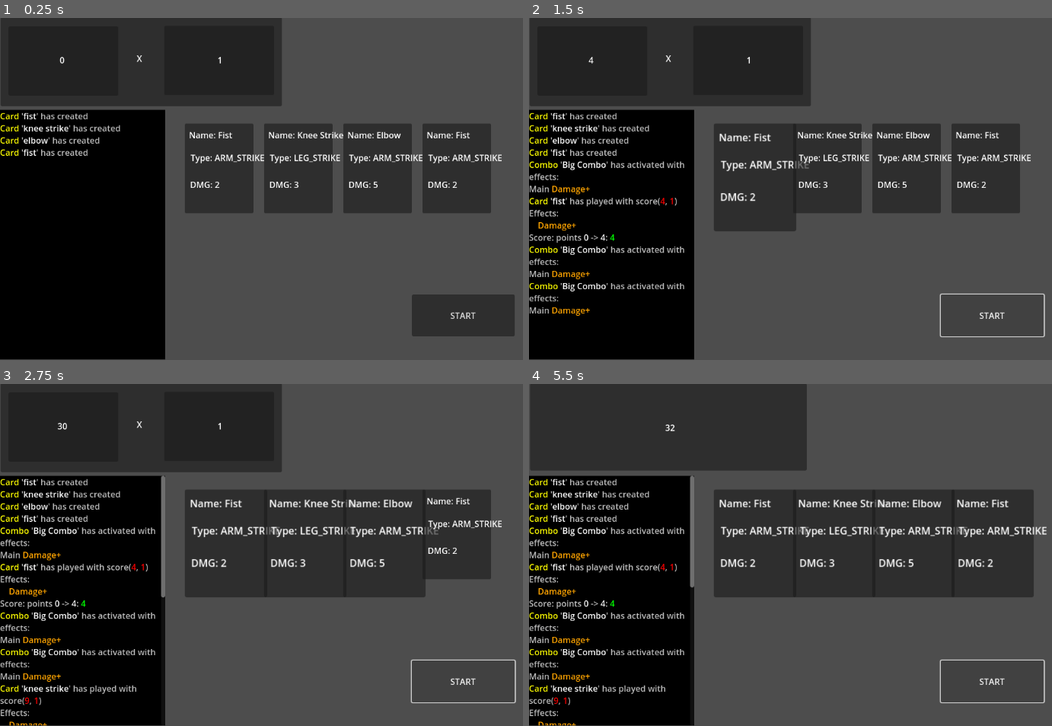
Above: before the commit, frames 1-4 (two rows, left to right).
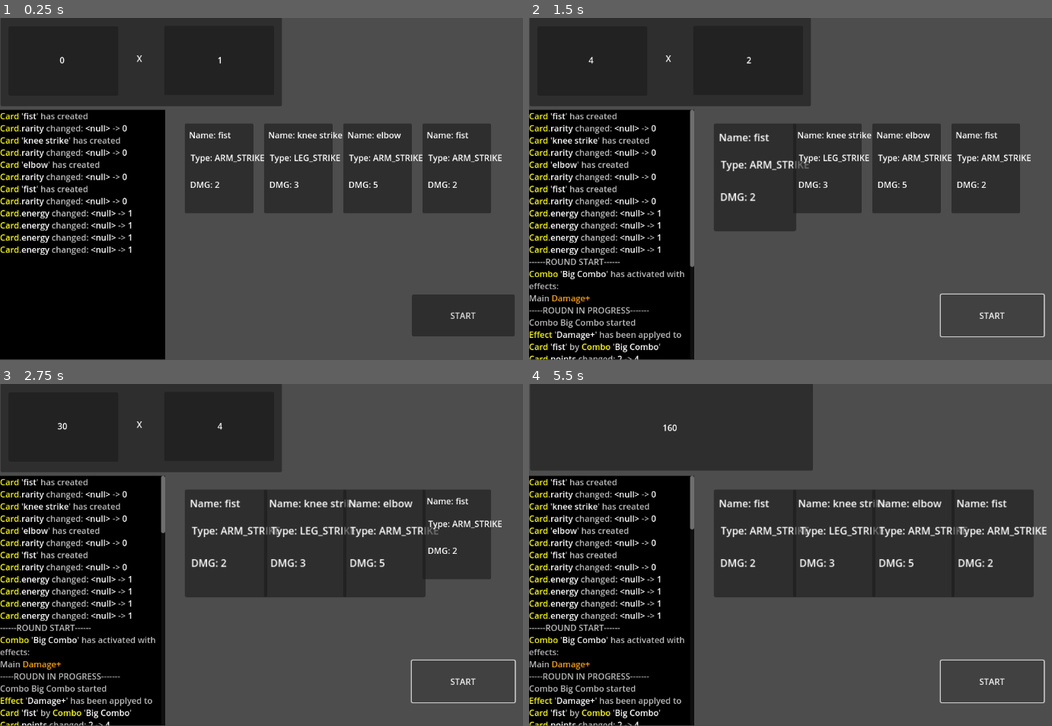
Above: after the commit, the same moments.

Repository: C0ldSt33l/Fighting-Card-Game
Game: Godot game, scene res://test_scene.tscn
Two runs of this game, one before a commit and one after it. Both use one fixed random seed, a clock stepped at 60 frames per second and the inputs below.
Inputs:
- Up to frame 1 (0.25 s): no input
- Up to frame 2 (1.5 s): click "START" at 0.5 s; click "START" at 1.25 s
- Up to frame 3 (2.75 s): click "START" at 2 s
- Up to frame 4 (5.5 s): no input

The runs differ from the first frame. In frame 1, 2.8% of the frame differs, in the area x 0-90%, y 31-70%; in frame 2, 5.9%; in frame 3, 5.8%; in frame 4, 6.2%, in the area x 0-92%, y 0-100%.
Error before the commit: Attempted to free a RefCounted object. (res://test_scene.gd:69)
Error after the commit: Attempted to free a RefCounted object. (res://test_scene.gd:94)

Commit message:
create global file `game.gd` and some refactor

Diff:
--- a/card/card.gd
+++ b/card/card.gd
@@ -39,18 +39,18 @@
 
 # Short cuts for base tags
 @export var card_name: String :
-	set(val): self.set_tag_val('card_name', val)
+	set(val): self.set_tag_val('card_name', val.capitalize())
 	get(): return self.get_tag_val('card_name')
 
 @export var type: ACTION_TYPE :
 	set(val): self.set_tag_val('type', val)
 	get(): return self.get_tag_val('type')
 
-@export var points: int :
+@export var points: int = 1:
 	set(val): self.set_tag_val('points', val)
 	get(): return self.get_tag_val('points')
 
-@export var multiplier: int :
+@export var multiplier: int = 1 :
 	set(val): self.set_tag_val('multiplier', val)
 	get(): return self.get_tag_val('multiplier')
 
@@ -58,11 +58,11 @@
 	set(val): self.set_tag_val('direction', val)
 	get(): return self.get_tag_val('direction')
 
-@export var rarity: RARITY :
+@export var rarity: RARITY = RARITY.REGULAR :
 	set(val): self.set_tag_val('rarity', val)
 	get(): return self.get_tag_val('rarity')
 
-# TODO: add visual effect while changing this field
+# TODO: add visual effect during changing this field
 @export var energy: ENERGY :
 	set(val): self.set_tag_val('energy', val)
 	get(): return self.get_tag_val('energy')
@@ -74,13 +74,16 @@
 signal created(c: Card)
 signal played(c: Card)
 signal destroyed(c: Card)
+signal prop_changed(c: Card, prop: StringName, old: Variant, new: Variant)
 
 
 func _ready() -> void:
-	self.name_label.text += str(self.card_name).capitalize()
+	self.name_label.text += str(self.card_name)
 	self.type_label.text += str(ACTION_TYPE.keys()[self.type])
 	self.dmg_label.text += str(self.points)
 	self.created.emit(self)
+
+	self.rarity = RARITY.REGULAR
 
 
 func play() -> void:
@@ -105,6 +108,7 @@
 
 
 func set_tag_val(tag: String, val: Variant) -> void:
+	self.prop_changed.emit(self, tag, self.get_tag_val(tag), val)
 	self.tags[tag] = val
 
 
--- a/combo/combo.gd
+++ b/combo/combo.gd
@@ -49,7 +49,8 @@
 
 func apply_effect() -> void:
 	for c in self.cards:
-		self.effect.set_target(c)
+		var e := self.effect.clone()
+		e.set_target(c)
 	self.played.emit(self)
 
 
--- a/counter/counter.gd
+++ b/counter/counter.gd
@@ -1,5 +1,5 @@
+class_name Counter
 extends Node2D
-class_name Counter
 
 @onready var score_panel := $Panel as Panel
 
@@ -9,17 +9,18 @@
 @onready var panel_mult := $Panel/panel_mult as Panel
 @onready var label_multiplier := $Panel/panel_mult/multiplier as Label
 
-@onready var label_x := $X as Label
+@onready var label_x := $Panel/X as Label
 
-@onready var final_points_panel := $final_points as Panel
-@onready var final_points_label := $final_points/final_point as Label
+@onready var round_score_panel := $final_points as Panel
+@onready var round_score_label := $final_points/final_point as Label
 
 @onready var points: int = 0 :
 	set = set_points
 @onready var multiplier: int = 0 :
 	set = set_multiplier
-@onready var total_score: int = 0 :
-	set = set_total_score
+@onready var round_score: int = 0 :
+	set = set_round_score
+@onready var total_score: int = 0
 
 
 signal points_changed(old: int, new: int, diff: int)
@@ -31,8 +32,8 @@
 	self.points = 0
 	self.multiplier = 1
 
-	final_points_panel.visible = false
-	final_points_label.visible = false
+	round_score_panel.visible = false
+	round_score_label.visible = false
 
 
 func set_points(val: int) -> void:
@@ -47,31 +48,29 @@
 	self.label_multiplier.text = str(val)
 
 
-func set_total_score(val: int) -> void:
-	self.total_score_changed.emit(self.total_score, val, val - self.total_score)
-	total_score = val
-	self.final_points_label.text = str(val)
+func set_round_score(val: int) -> void:
+	self.total_score_changed.emit(self.round_score, val, val - self.round_score)
+	round_score = val
+	self.round_score_label.text = str(val)
 
 
 func show_score_panel() -> void:
 	self.score_panel.show()
-	self.label_x.show()
 
 
 func hide_score_panel() -> void:
 	self.score_panel.hide()
-	self.label_x.hide()
 
 
 func show_final_score_panel() -> void:
-	self.final_points_panel.show()
-	while(self.final_points_panel.size.x<=520):
+	self.round_score_panel.show()
+	while(self.round_score_panel.size.x < self.score_panel.size.x):
 		await get_tree().create_timer(0.01).timeout
-		final_points_panel.size.x =final_points_panel.size.x + 4
-	self.final_points_label.show()
+		round_score_panel.size.x =round_score_panel.size.x + 4
+	self.round_score_label.show()
 
 
 func update_round_score()-> void:
 	self.hide_score_panel()
-	self.show_final_score_panel()
-	self.total_score = self.points * self.multiplier
+	await self.show_final_score_panel()
+	self.round_score = self.points * self.multiplier
--- a/counter/counter.tscn
+++ b/counter/counter.tscn
@@ -49,12 +49,12 @@
 vertical_alignment = 1
 metadata/_edit_lock_ = true
 
-[node name="X" type="Label" parent="."]
+[node name="X" type="Label" parent="Panel"]
 z_index = 1
-offset_left = 244.0
-offset_top = 38.0
-offset_right = 284.0
-offset_bottom = 116.0
+offset_left = 243.0
+offset_top = 39.0
+offset_right = 283.0
+offset_bottom = 117.0
 text = "X"
 horizontal_alignment = 1
 vertical_alignment = 1
--- a/effect/effect.gd
+++ b/effect/effect.gd
@@ -1,19 +1,14 @@
 class_name Effect
+extends RefCounted
 
 var name: String
 var description: String
 var action: Callable
 
 enum ACTIVATION_TIME {
-	BEFORE_CARD_PLAYED,
-	BEFORE_COMBO,
-	BEFORE_ROUND,
-
-	WHILE_COMBO,
-
-	AFTER_CARD_PLAYED,
-	AFTER_COMBO,
-	AFTER_ROUND,
+	ROUND_START,
+	ROUND_END,
+	ROUND_IN_PROGRESS,
 }
 enum TYPE {
 	BUFF,
@@ -53,9 +48,10 @@
 
 
 func set_target(target):
-	var c := self.clone()
-	target.add_effect(c)
-	c.target = target
+	target.add_effect(self)
+	self.target = target
+
+	Game.battle.add_effect(self)
 
 
 func activate():
--- a/global/effects.gd
+++ b/global/effects.gd
@@ -4,17 +4,34 @@
     'Damage+': Effect.new(
         'Damage+',
         'Increase card points by `2`',
-        Effect.ACTIVATION_TIME.BEFORE_CARD_PLAYED,
+        Effect.ACTIVATION_TIME.ROUND_START,
         Effect.TYPE.BUFF,
-        func(c: Card) -> void: \
-            c.points += 2
+        self.increase_card_points
     ),
     'Multiplier+': Effect.new(
         'Multiplier+',
-        'Increase card mulitpier by 1',
-        Effect.ACTIVATION_TIME.BEFORE_CARD_PLAYED,
+        'Increase card mulitpier by `1`',
+        Effect.ACTIVATION_TIME.ROUND_IN_PROGRESS,
         Effect.TYPE.BUFF,
-        func(c: Card) -> void: \
-            c.multiplier += 1
+        self.increase_card_mult
     ),
+    'Double Score': Effect.new(
+        'Double Score',
+        'Double score',
+        Effect.ACTIVATION_TIME.ROUND_END,
+        Effect.TYPE.BUFF,
+        self.double_score
+    )
 }
+
+
+func increase_card_points(c: Card, bonus: int = 2) -> void:
+    c.points += bonus
+
+
+func increase_card_mult(c: Card, bonus: int = 1) -> void:
+    c.multiplier += bonus
+
+
+func double_score(c: Counter) -> void:
+    Game.battle.counter.round_score *= 2
--- /dev/null
+++ b/global/game.gd
@@ -0,0 +1,6 @@
+extends Node
+
+var main_menu = null
+var map = null
+var battle: BattleScene = null
+var shop = null
--- a/global/player_config.gd
+++ b/global/player_config.gd
@@ -8,7 +8,6 @@
 var available_cards: Array[Card]
 var available_totems: Array
 
-var deck_cards: Array[Card]
-var cards_in_hand: Array[Card]
+var deck: Array[Card]
 
 var player_power: int
--- a/logger/logger.gd
+++ b/logger/logger.gd
@@ -19,6 +19,7 @@
 const CARD_HAS_PLAYED_PLACEHOLDER := "%s '%s' has played with score(%s, %s)"
 const COMBO_HAS_ACTIVATED_PLACEHOLDER := "%s '%s' has activated with effects:"
 const APPLYED_EFFECT_PLACEHOLDER := '%s'
+const EFFECT_HAS_ACTIVATED := OBJ_PLACEHOLDER + ' has been applyed to ' + OBJ_PLACEHOLDER + ' by ' + OBJ_PLACEHOLDER
 
 const NUMBER_CHANGE_PLACEHOLDER := '%s -> %s: %s'
 const SCORE_POINTS_CHANGE_PLACEHOLDER := 'Score: points ' + NUMBER_CHANGE_PLACEHOLDER
@@ -107,6 +108,31 @@
 		self.put_text(APPLYED_EFFECT_PLACEHOLDER % [colorful(e.name, EFFECT_NAME_COLOR)])
 
 
+func effect_activated(e: Effect) -> void:
+	var type_and_name := self.get_obj_type_and_name(e)
+	var caster_type_and_name := self.get_obj_type_and_name(e.caster)
+	var target_type_and_name := self.get_obj_type_and_name(e.target)
+	self.put_text(EFFECT_HAS_ACTIVATED % [
+		colorful(type_and_name[0], OBJ_TYPE_COLOR),
+		colorful(type_and_name[1], OBJ_NAME_COLOR),
+		colorful(target_type_and_name[0], OBJ_TYPE_COLOR),
+		colorful(target_type_and_name[1], OBJ_NAME_COLOR),
+		colorful(caster_type_and_name[0], OBJ_TYPE_COLOR),
+		colorful(caster_type_and_name[1], OBJ_NAME_COLOR),
+	])
+
+
+func obj_prop_changed(obj: Variant, prop: StringName, old: Variant, new: Variant) -> void:
+	const placeholder := '%s.%s changed: %s -> %s'
+	var type := self.get_obj_type_and_name(obj)[0]
+	self.put_text(placeholder % [
+		colorful(type, OBJ_TYPE_COLOR),
+		colorful(prop, Color.WHITE),
+		colorful(str(old), SCORE_OLD_VAL_COLOR),
+		colorful(str(new), SCORE_NEW_VAL_COLOR),
+	])
+
+
 func obj_has_destroyed_log(obj: Variant) -> void:
 	var type_and_name := self.get_obj_type_and_name(obj)
 	self.put_text(OBJ_HAS_DESTROYED_PLACEHOLDER % [
--- a/project.godot
+++ b/project.godot
@@ -22,6 +22,7 @@
 CardFactory="*res://global/card_factory.gd"
 PlayerConfig="*res://global/player_config.gd"
 Effects="*res://global/effects.gd"
+Game="*res://global/game.gd"
 
 [dotnet]
 
--- a/test_scene.gd
+++ b/test_scene.gd
@@ -1,5 +1,6 @@
 class_name BattleScene
 extends Node2D
+
 
 @onready var logger := $Logger as Logger
 @onready var timer := $Timer as Timer
@@ -7,6 +8,7 @@
 
 var cards_on_table: Array[Card] = []
 var cur_card := 0
+var cards_in_hand: Array[Card] = []
 
 var available_combos: Array = Combos.COMBOS.keys()
 var combos_on_table: Array[Combo] = []
@@ -14,8 +16,21 @@
 	set(val): return
 	get(): return null if self.combos_on_table.size() == 0 else self.combos_on_table[0]
 
+var effects: Array[Effect] = []
+
+
+signal round_started()
+signal round_ended()
+signal round_tick()
+
 
 func _ready() -> void:
+	Game.battle = self
+	# self.connect_signals(self, {
+	# 	round_started = null,
+	# 	round_ended = null,
+	# 	round_tick = null,
+	# })
 	self.connect_signals(self.counter, {
 		'points_changed': self.logger.change_points_log,
 		'multiplier_changed': self.logger.change_multiplier_log,
@@ -54,17 +69,27 @@
 		self.spawn_card(config, spawn_pos)
 		spawn_pos.x += 150
 
+	for c in self.cards_on_table:
+		c.energy = Card.ENERGY.KI
+
+	var arr: Array[int] = [1, 2, 3]
+	if arr is Array:
+		print('arr is array')
+
+
 
 func start_round() -> void:
+	self.logger.put_text('------ROUND START------')
 	if self.cards_on_table.size() == 0: return
 	self.timer.start()
 	self.check_combos()
 
 
 func end_round() -> void:
+	self.logger.put_text('-------ROUND STOP--------')
 	self.timer.stop()
 
-	self.counter.update_round_score()
+	await self.counter.update_round_score()
 	for c in self.combos_on_table:
 		c.free()
 	self.combos_on_table.clear()
@@ -73,17 +98,27 @@
 	for card in self.cards_on_table:
 		card.queue_free()
 	self.cards_on_table.clear()
+	self.effects.clear()
+
+	await get_tree().create_timer(1).timeout
+	Effects.EFFECTS['Double Score'].activate()
 
 
 func play_card() -> void:
+	self.logger.put_text('-----ROUDN IN PROGRESS-------')
 	var card := self.cards_on_table[self.cur_card]
 	var combo := self.cur_combo
 
+	if combo and card == combo.first_card:
+		self.logger.put_text('Combo ' + combo.name + ' started')
+	if combo and card == combo.last_card:
+		self.logger.put_text('Combo ' + combo.name + ' ended')
+		# combo.apply_effect()
+		self.combos_on_table.erase(combo)
+
 	card.play()
 	self.counter.points += card.points
-	if combo and card == combo.last_card:
-		# combo.apply_effect()
-		self.combos_on_table.erase(combo)
+	self.counter.multiplier += card.multiplier
 
 	self.cur_card += 1
 	if self.cur_card == self.cards_on_table.size():
@@ -97,9 +132,10 @@
 			c.add_tags(config)
 			c.position = pos
 			c = self.connect_signals(c, {
-				'created': self.logger.obj_has_created_log,
-				'played': self.logger.card_has_played_log,
-				'destroyed': self.logger.obj_has_destroyed_log,
+				created = self.logger.obj_has_created_log,
+				played = self.logger.card_has_played_log,
+				destroyed = self.logger.obj_has_destroyed_log,
+				prop_changed = self.logger.obj_prop_changed,
 			})
 	)
 
@@ -132,9 +168,9 @@
 	if combo == null: return null
 
 	self.connect_signals(combo, {
-		'created': self.logger.obj_has_created_log,
-		'played': self.logger.combo_has_activated,
-		'destroyed': self.logger.obj_has_destroyed_log,
+		created = self.logger.obj_has_created_log,
+		played = self.logger.combo_has_activated,
+		destroyed = self.logger.obj_has_destroyed_log,
 	})
 
 	return combo
@@ -145,3 +181,8 @@
 		obj[s].connect(what_to_what[s])
 
 	return obj
+
+
+func add_effect(e: Effect) -> void:
+	self.effects.append(e)
+	e.activated.connect(self.logger.effect_activated)
